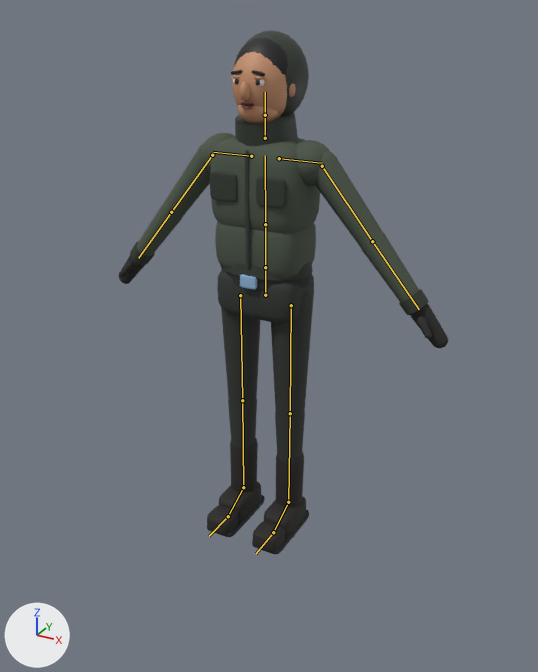
The glTF model game/assets/models/characters/sops_echo.glb as it was, and as the next commit left it.
The view is the same before and after, from a camera (50 mm lens) standing at (1.175, -2.112, 1.825) and looking at (0.081, -0.124, 0.831). The axes (+X, +Y, +Z) are drawn at lower left. The lights are the same throughout. The picture after the commit comes second. The bones that change, and the others that lie on the model, are drawn over the model as lines.

In view in the first picture: 'Echo_Body', 'Echo_Head'.
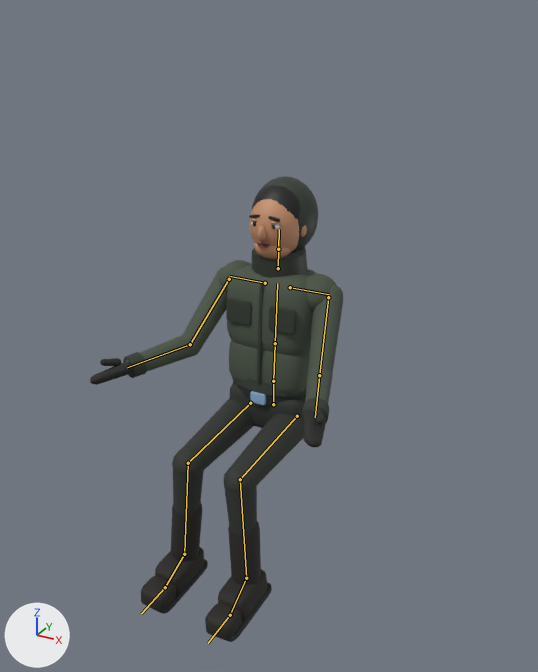
The newer file adds an action. The first version stands in its rest pose; the second is drawn at frame 0 of the action 'SitStand'.

Edits to the bpy script that builds the scene:
```text
Change bone_hips:
    where bone_hips = bpy.data.objects['Echo'].pose.bones['Hips']
    bone_hips.location: (0.0, 0.0, 0.0) -> (0.0, -0.46, -0.06)
Change bone_spine:
    where bone_spine = bpy.data.objects['Echo'].pose.bones['Spine']  # child of 'Hips'
    bone_spine.rotation_quaternion: (1.0, 0.0, 0.0, 0.0) -> (0.999, -0.035, 0.0, 0.0)  # degrees (0, 0, 0) -> degrees (-4, 0, 0)
Change bone_head:
    where bone_head = bpy.data.objects['Echo'].pose.bones['Head']  # child of 'Neck'
    bone_head.rotation_quaternion: (1.0, 0.0, 0.0, 0.0) -> (1.0, 0.017, 0.0, 0.0)  # degrees (0, 0, 0) -> degrees (2, 0, 0)
Change bone_upperarm_l:
    where bone_upperarm_l = bpy.data.objects['Echo'].pose.bones['UpperArm.L']  # child of 'Shoulder.L'
    bone_upperarm_l.rotation_quaternion: (1.0, 0.0, 0.0, 0.0) -> (0.917, -0.371, -0.143, -0.013)  # degrees (0, 0, 0) -> degrees (-45, -16, 5)
Change bone_lowerarm_l:
    where bone_lowerarm_l = bpy.data.objects['Echo'].pose.bones['LowerArm.L']  # child of 'UpperArm.L'
    bone_lowerarm_l.rotation_quaternion: (1.0, 0.0, 0.0, 0.0) -> (0.875, -0.284, -0.312, -0.239)  # degrees (0, 0, 0) -> degrees (-28, -43, -19)
Change bone_upperarm_r:
    where bone_upperarm_r = bpy.data.objects['Echo'].pose.bones['UpperArm.R']  # child of 'Shoulder.R'
    bone_upperarm_r.rotation_quaternion: (1.0, 0.0, 0.0, 0.0) -> (0.917, -0.371, 0.143, 0.013)  # degrees (0, 0, 0) -> degrees (-45, 16, -5)
Change bone_lowerarm_r:
    where bone_lowerarm_r = bpy.data.objects['Echo'].pose.bones['LowerArm.R']  # child of 'UpperArm.R'
    bone_lowerarm_r.rotation_quaternion: (1.0, 0.0, 0.0, 0.0) -> (0.875, -0.284, 0.312, 0.239)  # degrees (0, 0, 0) -> degrees (-28, 43, 19)
Change bone_upperleg_l:
    where bone_upperleg_l = bpy.data.objects['Echo'].pose.bones['UpperLeg.L']  # child of 'Hips'
    bone_upperleg_l.rotation_quaternion: (1.0, 0.0, 0.0, 0.0) -> (0.731, -0.682, 0.024, -0.026)  # degrees (0, 0, 0) -> degrees (-86, 0, -4)
Change bone_lowerleg_l:
    where bone_lowerleg_l = bpy.data.objects['Echo'].pose.bones['LowerLeg.L']  # child of 'UpperLeg.L'
    bone_lowerleg_l.rotation_quaternion: (1.0, 0.0, 0.0, 0.0) -> (0.743, 0.669, 0.0, 0.0)  # degrees (0, 0, 0) -> degrees (84, 0, 0)
Change bone_foot_l:
    where bone_foot_l = bpy.data.objects['Echo'].pose.bones['Foot.L']  # child of 'LowerLeg.L'
    bone_foot_l.rotation_quaternion: (1.0, 0.0, 0.0, 0.0) -> (0.999, 0.035, 0.0, 0.0)  # degrees (0, 0, 0) -> degrees (4, 0, 0)
Change bone_upperleg_r:
    where bone_upperleg_r = bpy.data.objects['Echo'].pose.bones['UpperLeg.R']  # child of 'Hips'
    bone_upperleg_r.rotation_quaternion: (1.0, 0.0, 0.0, 0.0) -> (0.731, -0.682, -0.024, 0.026)  # degrees (0, 0, 0) -> degrees (-86, 0, 4)
Change bone_lowerleg_r:
    where bone_lowerleg_r = bpy.data.objects['Echo'].pose.bones['LowerLeg.R']  # child of 'UpperLeg.R'
    bone_lowerleg_r.rotation_quaternion: (1.0, 0.0, 0.0, 0.0) -> (0.743, 0.669, 0.0, 0.0)  # degrees (0, 0, 0) -> degrees (84, 0, 0)
Change bone_foot_r:
    where bone_foot_r = bpy.data.objects['Echo'].pose.bones['Foot.R']  # child of 'LowerLeg.R'
    bone_foot_r.rotation_quaternion: (1.0, 0.0, 0.0, 0.0) -> (0.999, 0.035, 0.0, 0.0)  # degrees (0, 0, 0) -> degrees (4, 0, 0)
```

Boxes [x1, y1, x2, y2] around the edits, measured in the pictures (538 x 672 px):
'Echo_Body', posed (23% narrower, 9% shorter): before [119, 133, 448, 554]; after [90, 260, 343, 642]
'Echo_Head', posed (11% narrower, 12% shorter): before [231, 30, 309, 146]; after [249, 176, 318, 278]
bone 'Hips', root to tip: before (265, 295) to (265, 267); after (273, 404) to (273, 381)
bone 'Spine', root to tip: before (265, 267) to (265, 224); after (273, 381) to (275, 343)
bone 'Head', root to tip: before (265, 115) to (265, 92); after (278, 249) to (279, 229)
bone 'UpperArm.L', root to tip: before (322, 166) to (372, 241); after (328, 297) to (319, 375)
bone 'LowerArm.L', root to tip: before (372, 241) to (419, 309); after (319, 375) to (315, 417)
bone 'UpperArm.R', root to tip: before (212, 155) to (171, 212); after (229, 279) to (190, 344)
bone 'LowerArm.R', root to tip: before (171, 212) to (138, 258); after (190, 344) to (127, 367)
bone 'UpperLeg.L', root to tip: before (291, 305) to (290, 413); after (297, 416) to (240, 479)
bone 'LowerLeg.L', root to tip: before (290, 413) to (288, 502); after (240, 479) to (246, 578)
bone 'Foot.L', root to tip: before (288, 502) to (273, 532); after (246, 578) to (230, 615)
bone 'UpperLeg.R', root to tip: before (240, 295) to (242, 400); after (250, 403) to (188, 463)
bone 'LowerLeg.R', root to tip: before (242, 400) to (243, 487); after (188, 463) to (184, 554)
bone 'Foot.R', root to tip: before (243, 487) to (228, 516); after (184, 554) to (165, 587)
